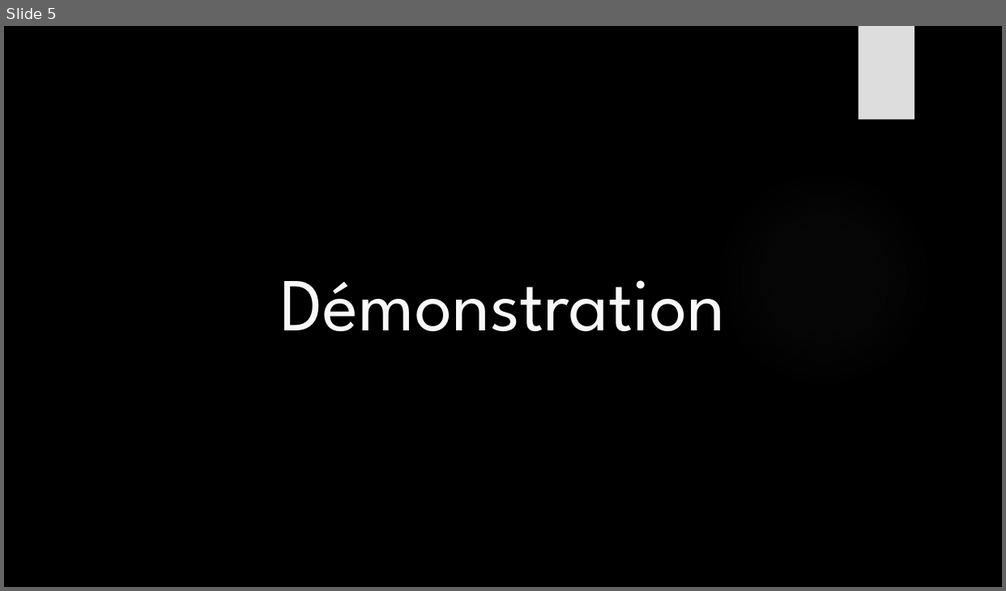
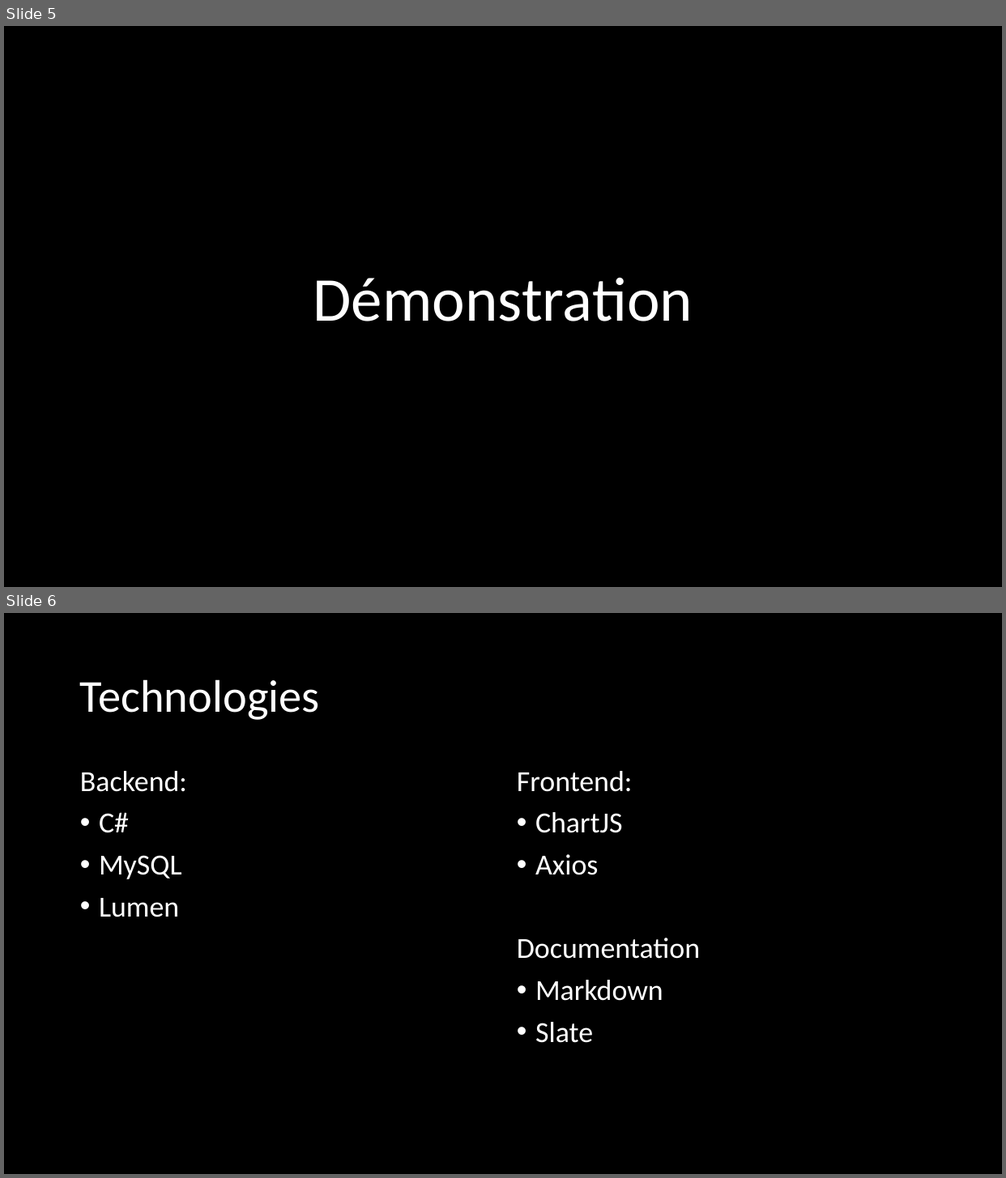
Before and after one commit to julesstahli/Yoctopuce, a slide deck: documentation/Yoctopuce.pptx. Shown one above the other, each under a label of ours: slide 5 before the commit, slides 5 and 6 after it. The pictures are 1006x591 and 1006x1178 pixels, drawn with LibreOffice and Linux fonts; fonts in the diff are those of the drawing; background and template pictures are left out. Boxes give left, top, right and bottom in pixels: in the first picture for what was removed or moved away, otherwise in the second. Text is boxed around its words. In the diff, an @@ line names an element or a change of style, - is before the commit and + after.

```diff
--- a/documentation/Yoctopuce.pptx
+++ b/documentation/Yoctopuce.pptx
@@ slide 6 added at bbox=[4, 613, 1002, 1174], background #000000 @@
@@ title added at bbox=[80, 679, 320, 720], 44 pt, text #FFFFFF @@
+Technologies
@@ text added at bbox=[80, 771, 187, 918], 28 pt, text #FFFFFF @@
+Backend:
+• C#
+• MySQL
+• Lumen
@@ text added at bbox=[517, 771, 700, 1043], 28 pt, text #FFFFFF @@
+Frontend:
+• ChartJS
+• Axios
+Documentation
+• Markdown
+• Slate
@@ slide 5 changed as well @@
@@ rectangle removed at bbox=[859, 26, 914, 120] @@
@@ ellipse removed at bbox=[709, 163, 939, 394] @@
@@ title "Démonstration" at bbox=[313, 277, 692, 322]: size 72 to 60 pt, font League Spartan to Calibri, text colour #F8F8F8 to #FFFFFF; line spacing 1 to 0.9 @@
```
Also in this commit, not shown: 8 other slides changed, 3 other slides added, 2 slides removed.
